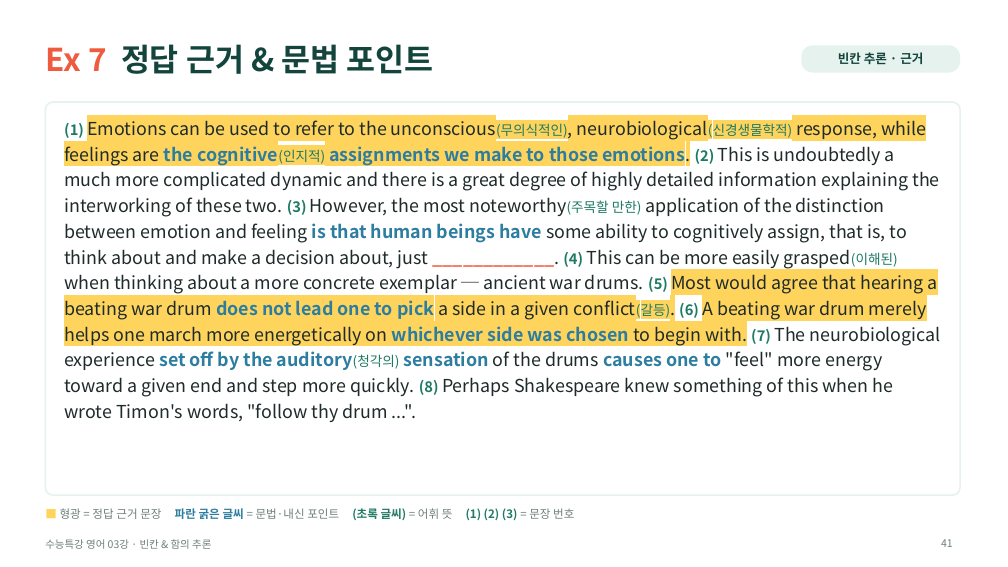
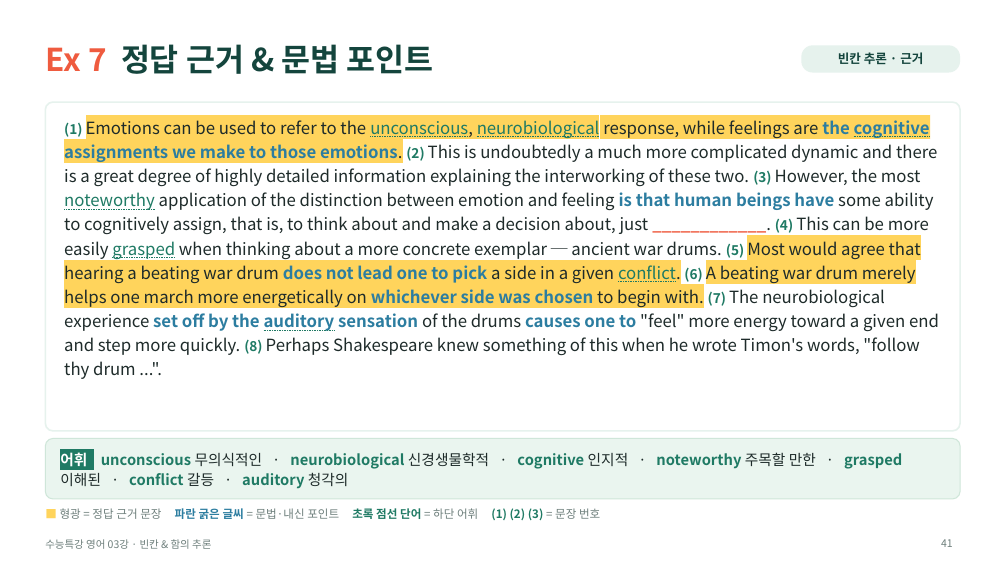
Before and after one commit to HUFSDavid/HUFSDavid, a slide deck: slide 41 of 수능특강_영어_03강_수업PPT.pptx. Drawn at 1008x567 pixels with LibreOffice and Linux fonts; fonts in the diff are those of the drawing. Boxes give left, top, right and bottom in pixels: in the first picture for what was removed or moved away, otherwise in the second. Text is boxed around its words. In the diff, an @@ line names an element or a change of style, - is before the commit and + after.

```diff
--- a/수능특강_영어_03강_수업PPT.pptx
+++ b/수능특강_영어_03강_수업PPT.pptx
@@ rounded rectangle: place and size @@
-rounded rectangle at (45,102,960,495)
+rounded rectangle at (45,102,960,431)
@@ rounded rectangle at (45,102,960,431): proportions changed @@
@@ text at (64,117,939,379): text changed; size 17 to 16 pt @@
-(1) Emotions can be used to refer to the unconscious(무의식적인), neurobiological(신경생물학적) response, while feelings are the cognitive(인지적) assignments we make to those emotions. (2) This is undoubtedly a much more complicated dynamic and there is a great degree of highly detailed information explaining the interworking of these two. (3) However, the most noteworthy(주목할 만한) application of the distinction between emotion and feeling is that human beings have some ability to cognitively assign, that is, to think about and make a decision about, just ____________. (4) This can be more easily grasped(이해된) when thinking about a more concrete exemplar ─ ancient war drums. (5) Most would agree that hearing a beating war drum does not lead one to pick a side in a given conflict(갈등). (6) A beating war drum merely helps one march more energetically on whichever side was chosen to begin with. (7) The neurobiological experience set off by the auditory(청각의) sensation of the drums causes one to "feel" more energy toward a given end and step more quickly. (8) Perhaps Shakespeare knew something of this when he wrote Timon's words, "follow thy drum ...".
+(1) Emotions can be used to refer to the unconscious, neurobiological response, while feelings are the cognitive assignments we make to those emotions. (2) This is undoubtedly a much more complicated dynamic and there is a great degree of highly detailed information explaining the interworking of these two. (3) However, the most noteworthy application of the distinction between emotion and feeling is that human beings have some ability to cognitively assign, that is, to think about and make a decision about, just ____________. (4) This can be more easily grasped when thinking about a more concrete exemplar ─ ancient war drums. (5) Most would agree that hearing a beating war drum does not lead one to pick a side in a given conflict. (6) A beating war drum merely helps one march more energetically on whichever side was chosen to begin with. (7) The neurobiological experience set off by the auditory sensation of the drums causes one to "feel" more energy toward a given end and step more quickly. (8) Perhaps Shakespeare knew something of this when he wrote Timon's words, "follow thy drum ...".
@@ rounded rectangle added at (45,439,960,499), fill #EAF5EF, outline #CFE6D9 1 pt @@
@@ text added at (60,452,902,489), 14 pt, text #1F7A64, bold @@
+어휘 unconscious 무의식적인 · neurobiological 신경생물학적 · cognitive 인지적 · noteworthy 주목할 만한 · grasped 이해된 · conflict 갈등 · auditory 청각의
@@ text at (60,508,600,520): text changed @@
-■ 형광 = 정답 근거 문장 파란 굵은 글씨 = 문법·내신 포인트 (초록 글씨) = 어휘 뜻 (1) (2) (3) = 문장 번호
+■ 형광 = 정답 근거 문장 파란 굵은 글씨 = 문법·내신 포인트 초록 점선 단어 = 하단 어휘 (1) (2) (3) = 문장 번호
```
Also in this commit, not shown: 11 other slides changed.
